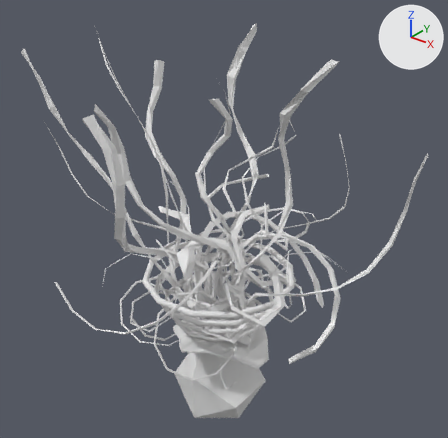
The OBJ model Assets/Models/Shoulder/epaule_0018.obj as it was, and as the next commit left it.
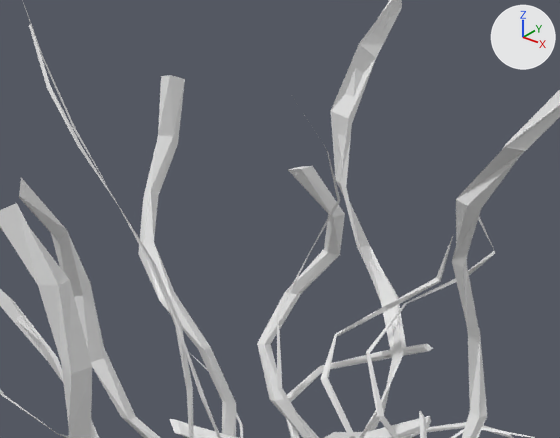
Old and new are each drawn whole from a 50 mm camera at (1.082, -1.327, 1.226) aimed at (-0.025, 0.056, 0.368) and again close up on the part from 19% to 72% of the width and 6% to 49% of the height. The lights are fixed; the arrows at upper right show +X, +Y and +Z. Where no turn or scale is listed for an object, it has been applied to the vertices. Vertices at the same position are counted once.

In view in the first close-up: 'epaule_0018'.
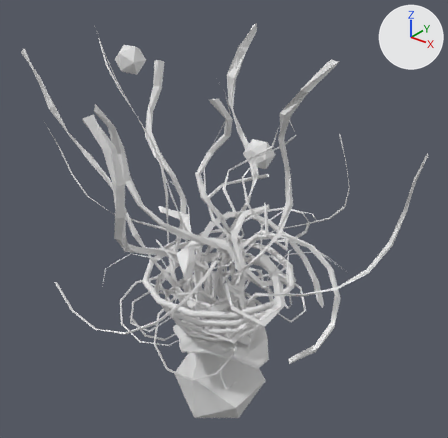
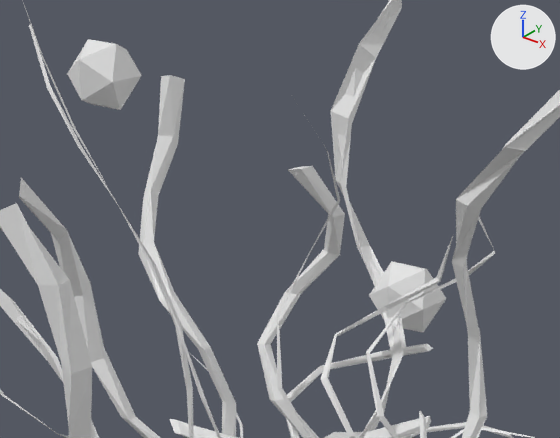
Pixel boxes (x1, y1, x2, y2) of what changed, in the close-ups (560 x 438 px):
part 1 of me_epaule_0018, added
    after: (369, 261, 446, 332)
part 2 of me_epaule_0018, added
    after: (67, 39, 142, 110)

The edits, one by one:
me_epaule_0018 has 2423 vertices, 4075 faces and spans x -0.665..0.598, y -0.467..0.487, z -0.353..0.961.
me_epaule_0018 is used by ob_epaule_0018; location (0.0, 0.0, 0.0).
me_epaule_0018 part 1: a new loose piece, an icosphere of 20 faces spanning x -0.152..-0.054, y 0.301..0.399, z 0.435..0.534.
me_epaule_0018 part 2: a new loose piece, an icosphere of 20 faces spanning x -0.389..-0.305, y -0.043..0.042, z 0.792..0.877.
